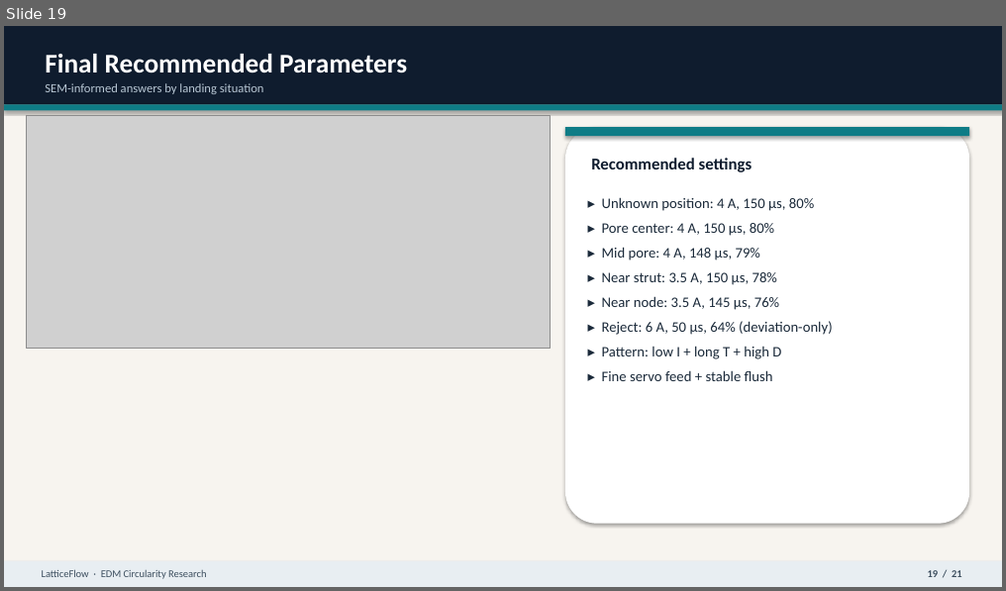
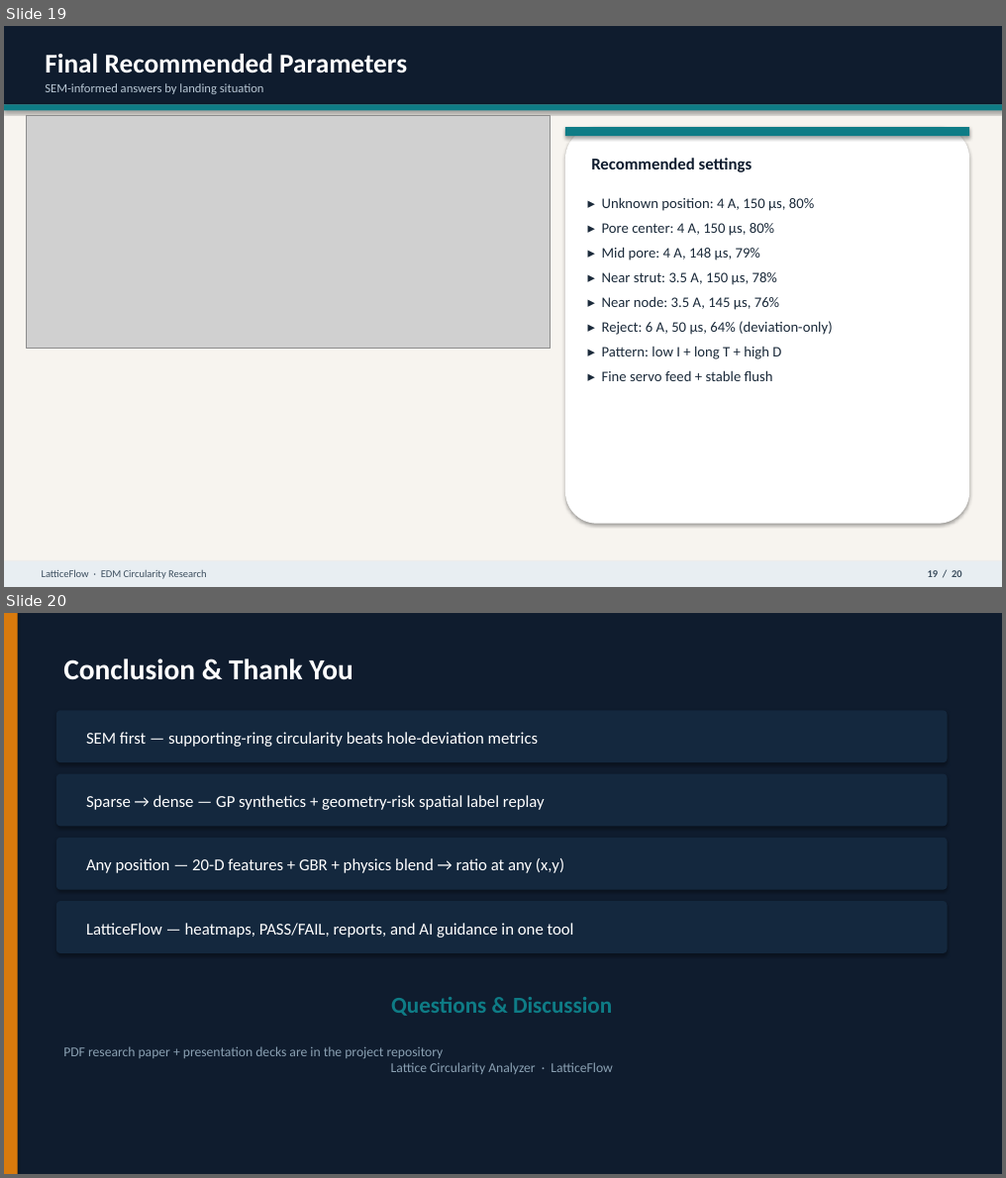
Before and after one commit to shekharaj0007/Lattice-Circularity-Analyzer, a slide deck: Lattice_EDM_Circularity_Premium_Presentation.pptx. Shown one above the other, each under a label of ours: slide 19 before the commit, slides 19 and 20 after it. The pictures are 1006x591 and 1006x1178 pixels, drawn with LibreOffice and Linux fonts; fonts in the diff are those of the drawing; grey boxes stand for pictures. Boxes give left, top, right and bottom in pixels: in the first picture for what was removed or moved away, otherwise in the second. Text is boxed around its words. In the diff, an @@ line names an element or a change of style, - is before the commit and + after.

```diff
--- a/Lattice_EDM_Circularity_Premium_Presentation.pptx
+++ b/Lattice_EDM_Circularity_Premium_Presentation.pptx
@@ slide 20 added at (x1=4, y1=613, x2=1002, y2=1174), background #0F1C2E @@
@@ rectangle added at (x1=4, y1=613, x2=1002, y2=1174), fill #0F1C2E @@
@@ rectangle added at (x1=4, y1=613, x2=18, y2=1174), fill #D97A0C @@
@@ text added at (x1=63, y1=659, x2=352, y2=680), 28 pt, text #FFFFFF, bold @@
+Conclusion & Thank You
@@ rounded rectangle added at (x1=56, y1=710, x2=947, y2=762), fill #14283E @@
@@ text added at (x1=86, y1=732, x2=539, y2=747), 16 pt, text #FFFFFF @@
+SEM first — supporting-ring circularity beats hole-deviation metrics
@@ rounded rectangle added at (x1=56, y1=774, x2=947, y2=827), fill #14283E @@
@@ text added at (x1=86, y1=795, x2=545, y2=810), 16 pt, text #FFFFFF @@
+Sparse → dense — GP synthetics + geometry-risk spatial label replay
@@ rounded rectangle added at (x1=56, y1=838, x2=947, y2=890), fill #14283E @@
@@ text added at (x1=86, y1=859, x2=564, y2=873), 16 pt, text #FFFFFF @@
+Any position — 20-D features + GBR + physics blend → ratio at any (x,y)
@@ rounded rectangle added at (x1=56, y1=901, x2=947, y2=954), fill #14283E @@
@@ text added at (x1=86, y1=923, x2=574, y2=938), 16 pt, text #FFFFFF @@
+LatticeFlow — heatmaps, PASS/FAIL, reports, and AI guidance in one tool
@@ text added at (x1=391, y1=997, x2=612, y2=1016), 22 pt, text #0E7C86, bold @@
+Questions & Discussion
@@ text added at (x1=63, y1=1047, x2=613, y2=1074), 13 pt, text #8AA0B2 @@
+PDF research paper + presentation decks are in the project repository
+Lattice Circularity Analyzer · LatticeFlow
@@ slide 19 changed as well @@
@@ text at (x1=928, y1=570, x2=962, y2=577): text changed @@
-19 / 21
+19 / 20
```
Also in this commit, not shown: 17 other slides changed, 2 slides removed.
